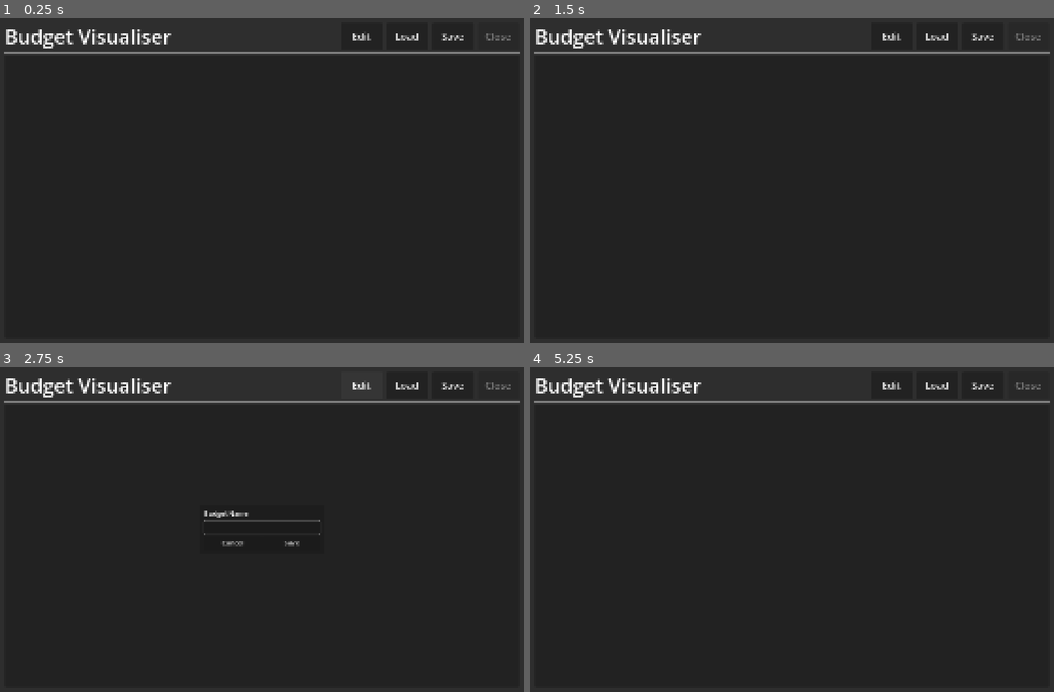
Above: before the commit, frames 1-4 (two rows, left to right).
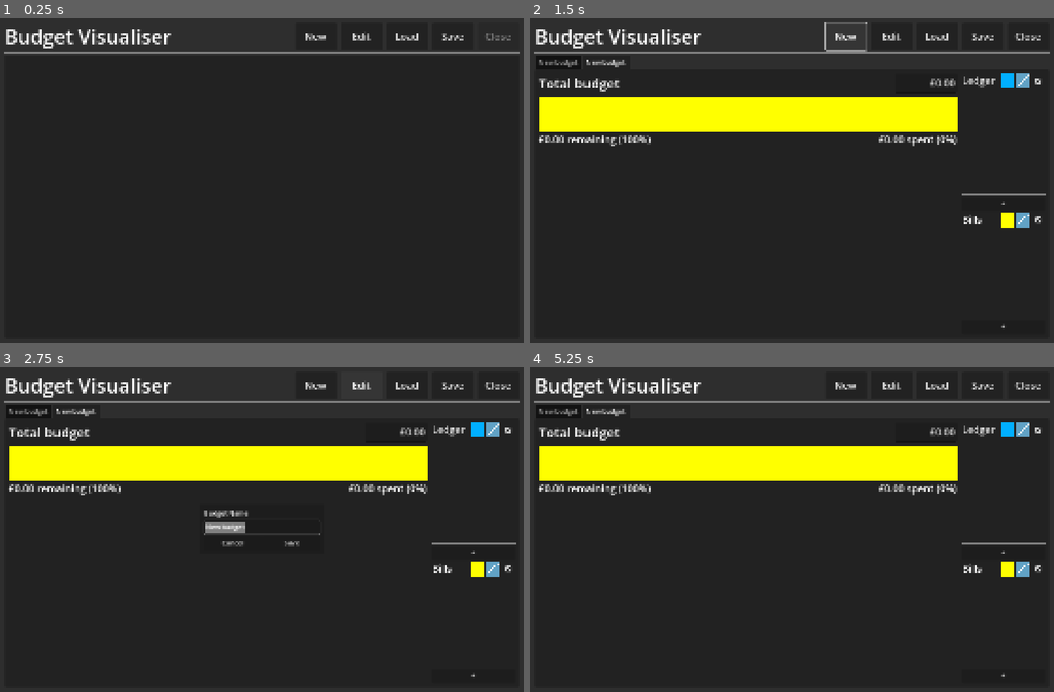
Above: after the commit, the same moments.

Repository: phrasmotica/budget-visualiser
Game: Godot game, scene res://app.tscn
The game is run twice, just before and just after one commit, with the same random seed, the same clock (stepped at 60 frames per second) and the same inputs.
Inputs (mouse positions are in pixels of both pictures, inside the frame that each line leads up to):
- Up to frame 1 (0.25 s): no input
- Up to frame 2 (1.5 s): click (844, 37) at 0.5 s, where only the run after the commit has a clickable "New"; click (844, 37) at 1.25 s, where only the run after the commit has a clickable "New"
- Up to frame 3 (2.75 s): click "Edit" at 2 s
- Up to frame 4 (5.25 s): click (1022, 428) at 2.77 s; click (1038, 428) at 3.52 s; click (1001, 552) at 4.25 s, where only the run after the commit has a clickable "+"; click "Cancel" at 5 s

The runs differ from the first frame. In frame 1, less than 0.1% of the frame differs, in the area x 58-63%, y 4-7%; in frame 2, 11%; in frame 3, 11%, in the area x 1-99%, y 4-96%; in frame 4, 10%.

Commit message:
Add button for creating a new budget

Diff:
--- a/scenes/ui.tscn
+++ b/scenes/ui.tscn
@@ -37,6 +37,12 @@
 size_flags_horizontal = 3
 theme_override_font_sizes/font_size = 48
 text = "Budget Visualiser"
+
+[node name="NewButton" type="Button" parent="MarginContainer/VBoxContainer/HBoxContainer2"]
+custom_minimum_size = Vector2(100, 0)
+layout_mode = 2
+theme_override_font_sizes/font_size = 24
+text = "New"
 
 [node name="EditButton" type="Button" parent="MarginContainer/VBoxContainer/HBoxContainer2"]
 custom_minimum_size = Vector2(100, 0)
@@ -122,6 +128,7 @@
 [connection signal="modal_hidden" from="." to="ModalLayer/FileMenuContainer/FileMenuHoldToShowHandler" method="_on_ui_modal_hidden"]
 [connection signal="modal_shown" from="." to="ModalLayer/FileMenuContainer/FileMenuHoldToShowHandler" method="_on_ui_modal_shown"]
 [connection signal="created_new_budget" from="BudgetManager" to="." method="_on_budget_manager_created_new_budget"]
+[connection signal="pressed" from="MarginContainer/VBoxContainer/HBoxContainer2/NewButton" to="BudgetManager" method="_on_new_button_pressed"]
 [connection signal="pressed" from="MarginContainer/VBoxContainer/HBoxContainer2/EditButton" to="." method="_on_edit_button_pressed"]
 [connection signal="pressed" from="MarginContainer/VBoxContainer/HBoxContainer2/LoadButton" to="." method="_on_load_button_pressed"]
 [connection signal="pressed" from="MarginContainer/VBoxContainer/HBoxContainer2/SaveButton" to="." method="_on_save_button_pressed"]
--- a/scripts/budget_manager.gd
+++ b/scripts/budget_manager.gd
@@ -2,7 +2,13 @@
 
 signal created_new_budget(budget: Budget)
 
+func _on_new_button_pressed() -> void:
+	create_new()
+
 func _on_file_menu_handler_new_budget() -> void:
+	create_new()
+
+func create_new() -> void:
 	var b := Budget.new()
 	b.id = randi()
 	b.name = "New budget"
